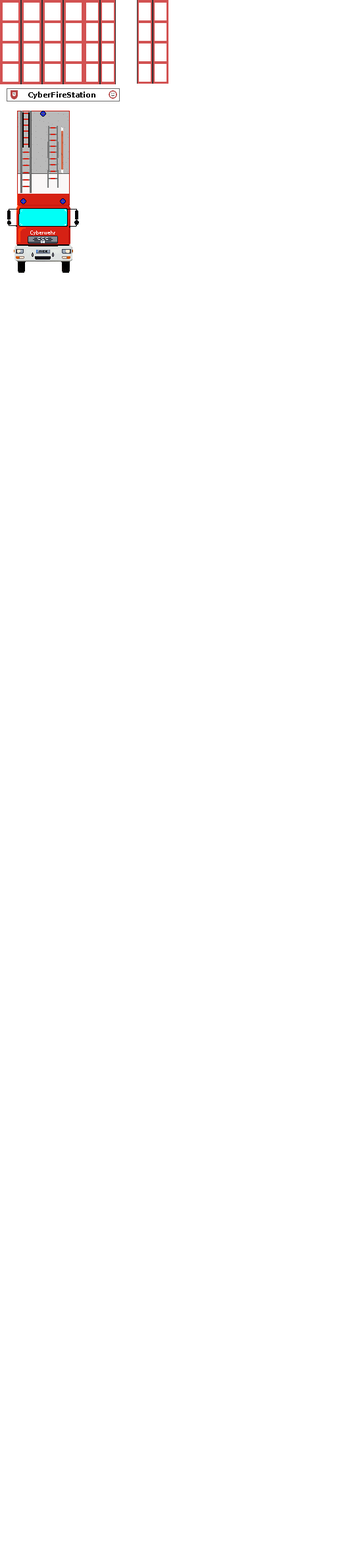
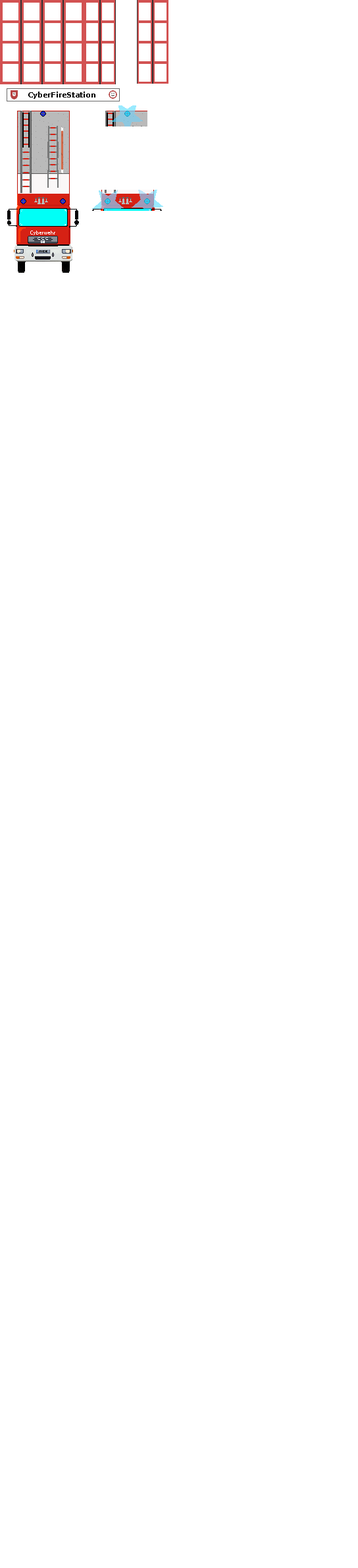
Before/after of a 358x1568 layered artwork. What changed in the layer stack:
painted on "fahrzeuge_front.jpg" over [34, 105, 164, 211]
